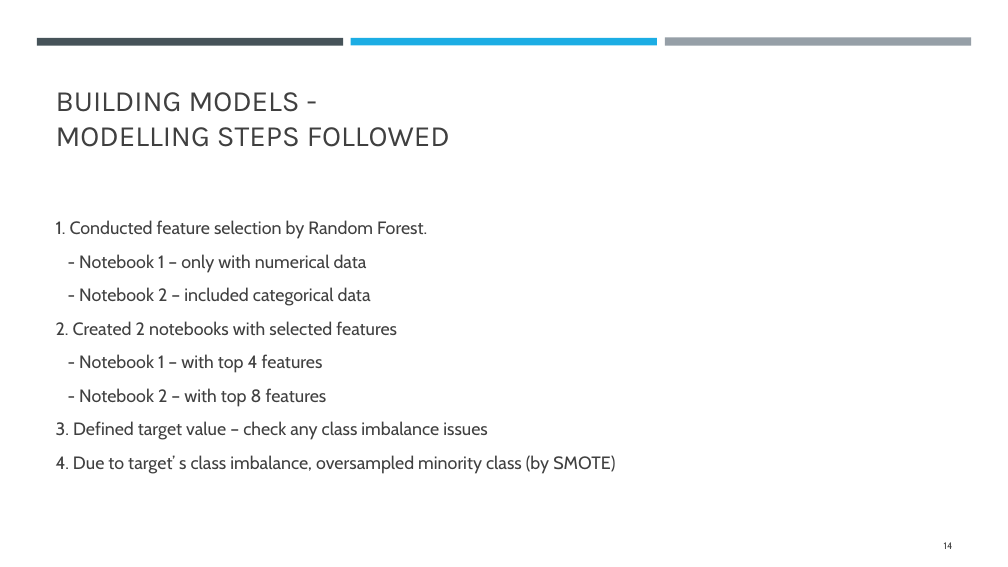
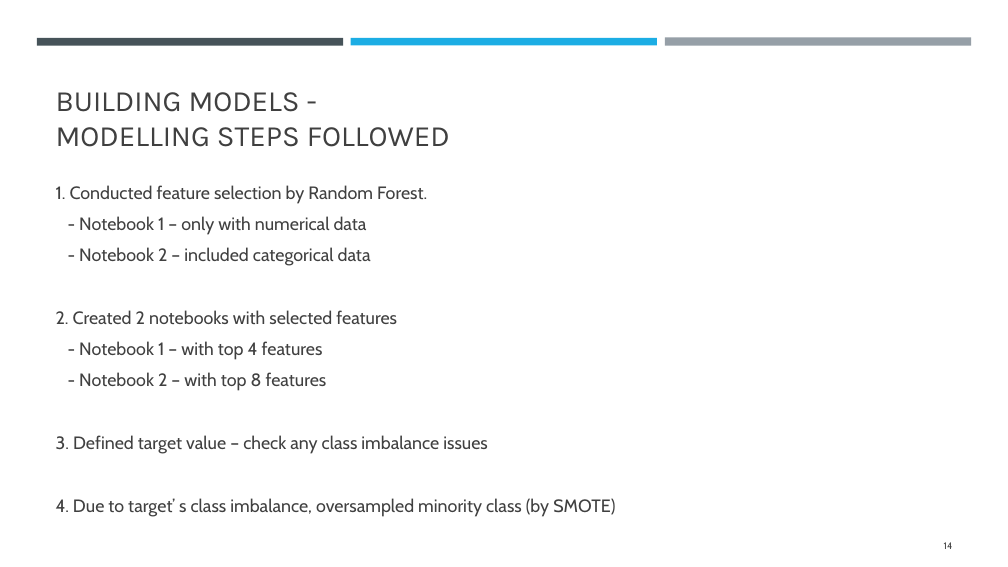
Before and after one commit to IsabelleUslu/InstituteOfDataLabs, a slide deck: slide 14 of IOD Projects/MP2New/New - Predicting Employee Attrition.pptx. Drawn at 1008x567 pixels with LibreOffice and Linux fonts; fonts in the diff are those of the drawing. Boxes give left, top, right and bottom in pixels: in the first picture for what was removed or moved away, otherwise in the second. Text is boxed around its words. In the diff, an @@ line names an element or a change of style, - is before the commit and + after.

```diff
--- a/IOD Projects/MP2New/New - Predicting Employee Attrition.pptx
+++ b/IOD Projects/MP2New/New - Predicting Employee Attrition.pptx
@@ text "1. Conducted feature selection by ...": place and size @@
-text "1. Conducted feature selection by ..." at (56,220,615,474)
+text "1. Conducted feature selection by ..." at (56,185,615,517)
@@ text "1. Conducted feature selection by ..." at (56,185,615,517): line spacing 1.1 to 1 @@
```
Also in this commit, not shown: 3 other slides changed, 1 slide added, 4 other files.
